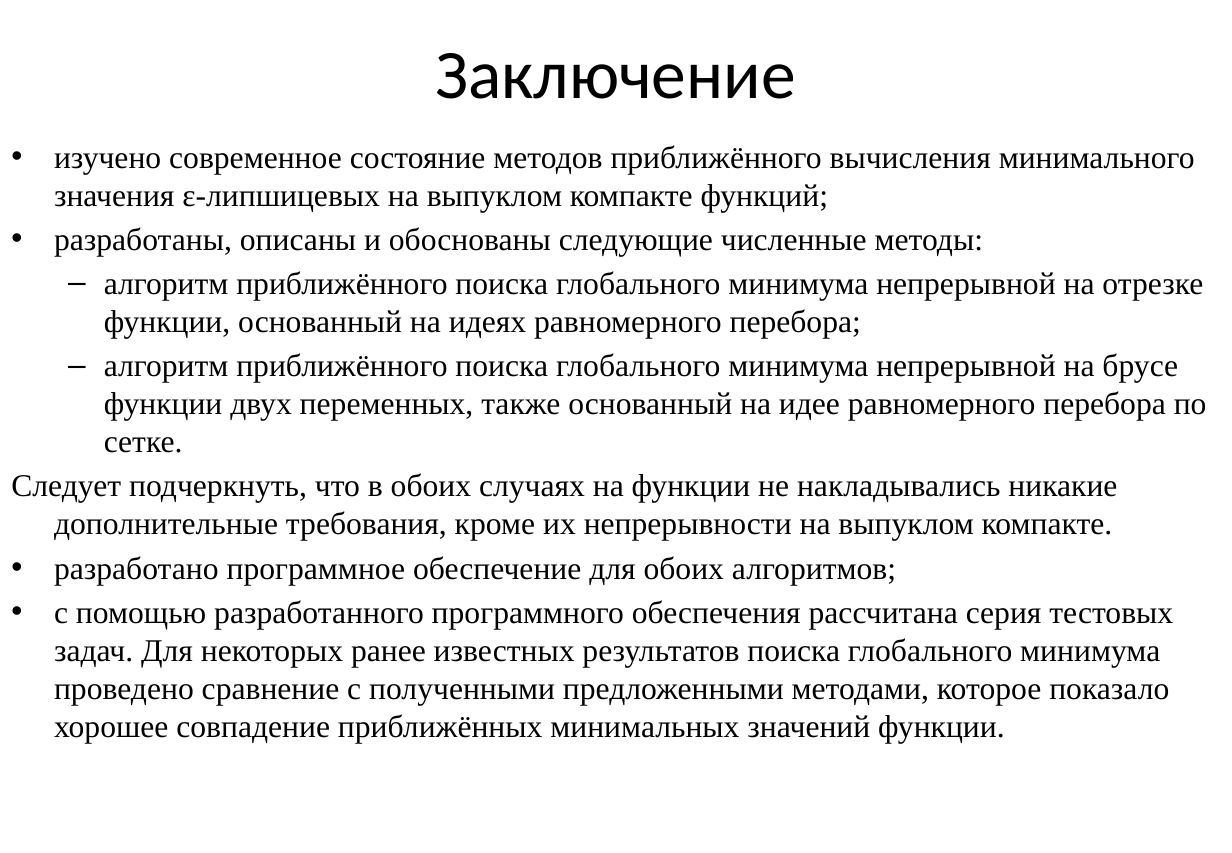
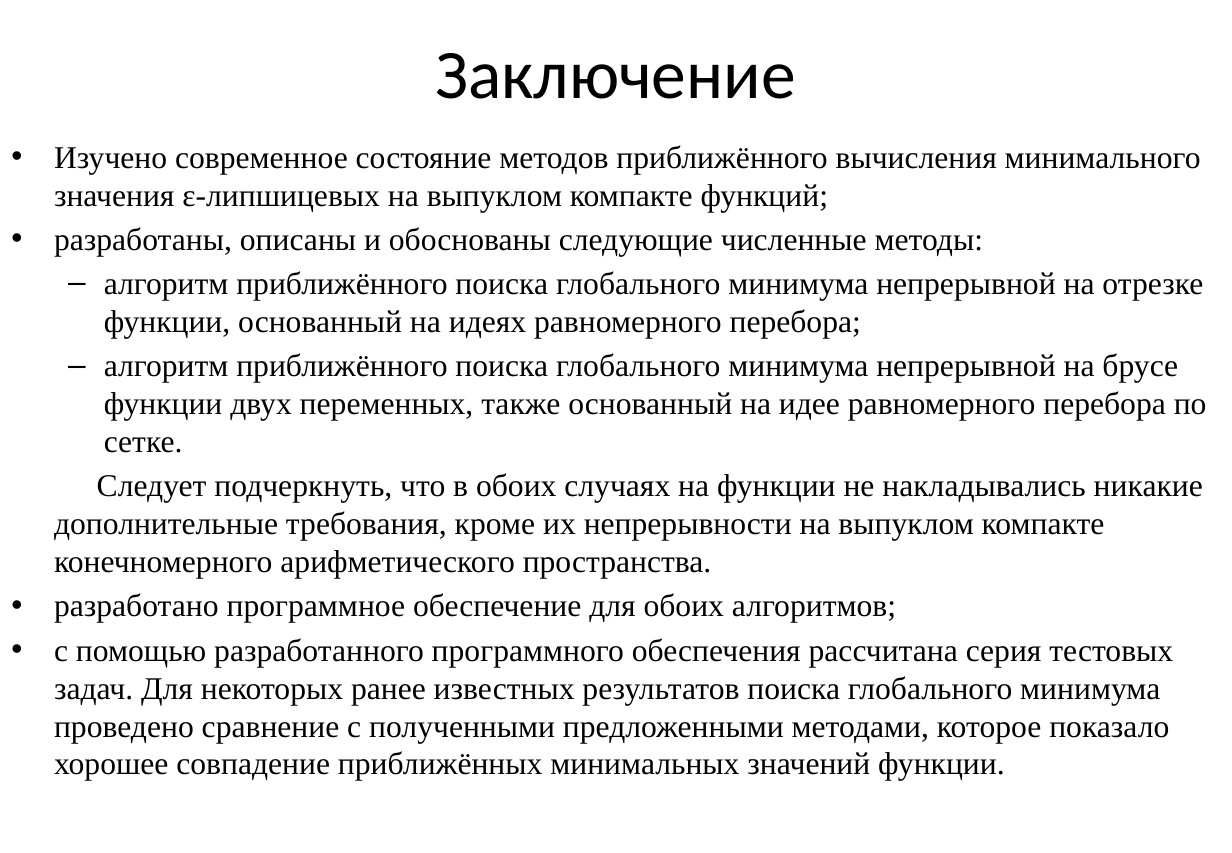
Before and after one commit to EgoPingvina/LipshMinimization, a slide deck: slide 16 of Documentation/Презентация Бирюков 4412.pptx (slide 15 before the commit). Drawn at 1232x853 pixels with LibreOffice and Linux fonts; fonts in the diff are those of the drawing. Boxes give left, top, right and bottom in pixels: in the first picture for what was removed or moved away, otherwise in the second. Text is boxed around its words. In the diff, an @@ line names an element or a change of style, - is before the commit and + after.

```diff
--- a/Documentation/Презентация Бирюков 4412.pptx
+++ b/Documentation/Презентация Бирюков 4412.pptx
@@ text at (54,145,1201,212): text changed @@
-• изучено современное состояние методов приближённого вычисления минимального значения ε-липшицевых на выпуклом компакте функций;
+• Изучено современное состояние методов приближённого вычисления минимального значения ε-липшицевых на выпуклом компакте функций;
@@ text at (54,473,1203,579): text changed @@
-Следует подчеркнуть, что в обоих случаях на функции не накладывались никакие дополнительные требования, кроме их непрерывности на выпуклом компакте.
+Следует подчеркнуть, что в обоих случаях на функции не накладывались никакие дополнительные требования, кроме их непрерывности на выпуклом компакте конечномерного арифметического пространства.
```
Also in this commit, not shown: 12 other slides changed, 4 slides added, 3 slides removed, 1 other file.
